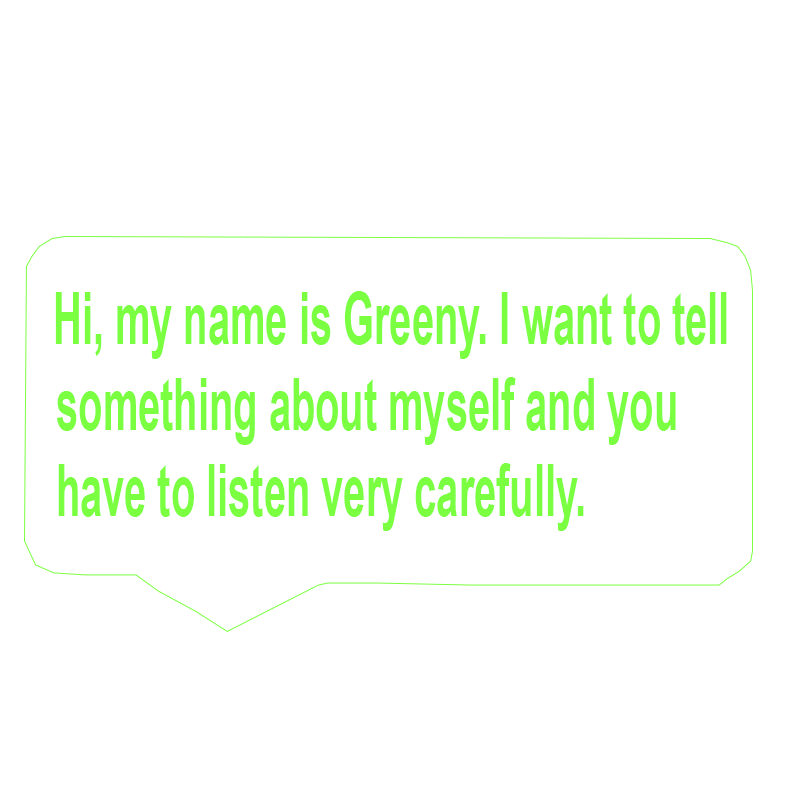
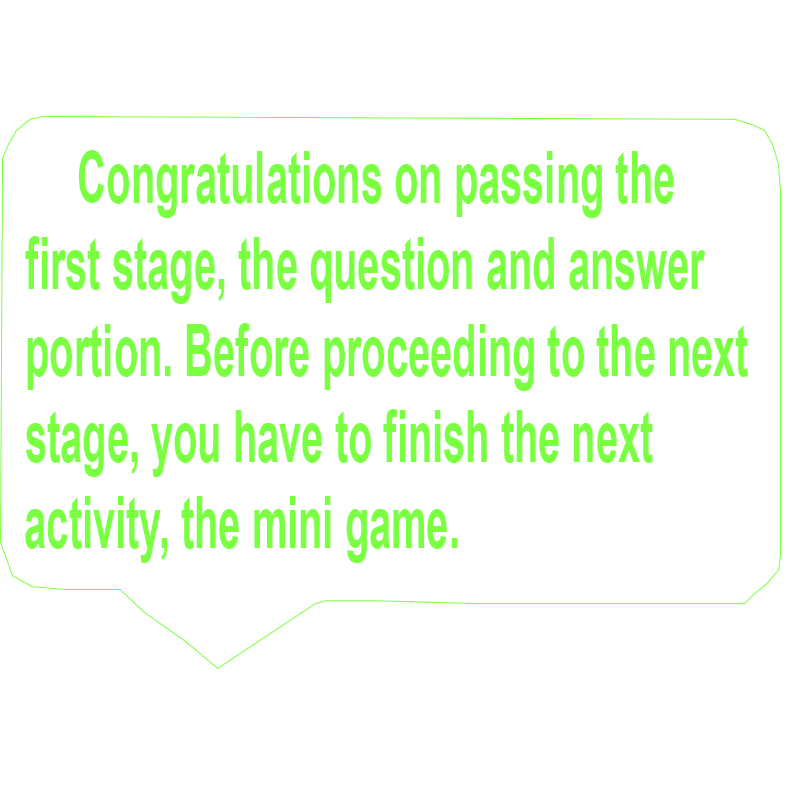
Layered file, before and after one edit (800×800). Changes by layer:
renamed "Hi, my name is Greeny. I want to tell something ab" to "Congratulations on passing the first stage, the questio", painted on it over [25, 150, 748, 563]
painted on "Shape 1" over [0, 116, 781, 669]
